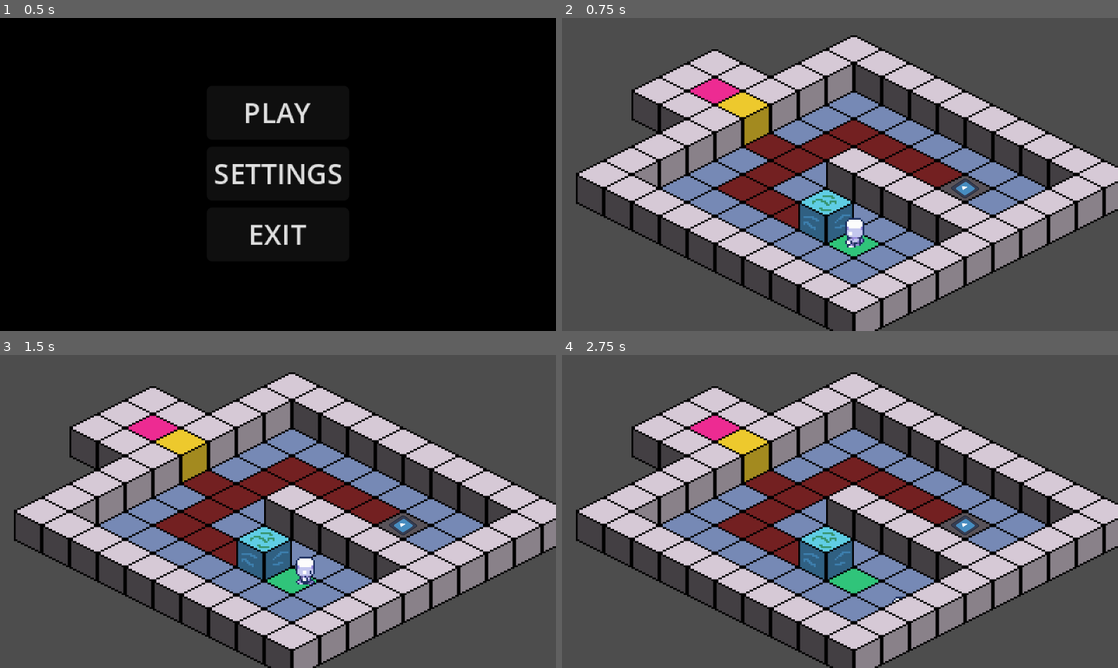
Above: before the commit, frames 1-4 (two rows, left to right).
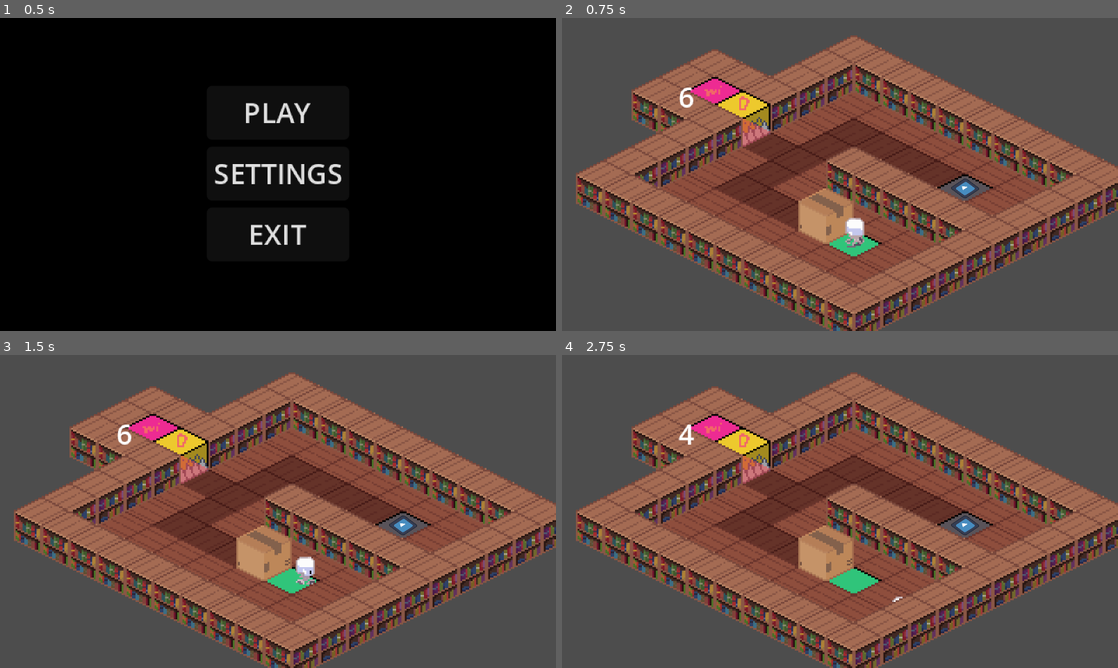
Above: after the commit, the same moments.

Repository: kokiheey/game-jam-repo
Game: Godot game, scene res://main_menu.tscn
The game is run twice, just before and just after one commit, with the same random seed, the same clock (stepped at 60 frames per second) and the same inputs. The engine's default icon, where the game draws it, is replaced by a stand-in: a white triangle on a blue panel in a dark square.
Inputs:
- Up to frame 1 (0.5 s): no input
- Up to frame 2 (0.75 s): click "PLAY" at 0.5 s
- Up to frame 3 (1.5 s): tap Enter at 1.25 s; hold Right (ui_right) from 1.28 s (still down); hold E (interact) from 1.28 s (still down)
- Up to frame 4 (2.75 s): release Right (ui_right) at 2.03 s; release E (interact) at 2.03 s; hold Down (ui_down) from 2.03 s (still down); tap E (interact) at 2.1 s

Frame 1 is identical in both runs. In frame 2, 51% of the frame differs, in the area x 2-100%, y 5-100%; in frame 3, 51%; in frame 4, 51%.

Commit message:
Change tiles sprites and replay_manager

Diff:
--- a/gmtk2025/Scenes/Levels/level_0.tscn
+++ b/gmtk2025/Scenes/Levels/level_0.tscn
@@ -53,6 +53,7 @@
 
 [node name="ReplayManager" type="Node" parent="." node_paths=PackedStringArray("player", "spawn_position")]
 script = ExtResource("7_1ih7c")
+restart_time = 6.0
 player = NodePath("../Objects/Player")
 spawn_position = NodePath("../spawnpos")
 metadata/_custom_type_script = "uid://hy2gnb8ff6s7"
--- a/gmtk2025/Scenes/Levels/level_1.tscn
+++ b/gmtk2025/Scenes/Levels/level_1.tscn
@@ -59,12 +59,7 @@
 
 [node name="ReplayManager" type="Node" parent="." node_paths=PackedStringArray("player", "spawn_position")]
 script = ExtResource("6_xgxfi")
+restart_time = 9.0
 player = NodePath("../Objects/Player")
 spawn_position = NodePath("../spawn")
 metadata/_custom_type_script = "uid://hy2gnb8ff6s7"
-
-[node name="Timer" type="Timer" parent="."]
-wait_time = 10.0
-autostart = true
-
-[connection signal="timeout" from="Timer" to="ReplayManager" method="_on_timer_timeout"]
--- /dev/null
+++ b/gmtk2025/Scenes/time_label.tscn
@@ -0,0 +1,13 @@
+[gd_scene format=3 uid="uid://caci1f0r6yfvw"]
+
+[node name="TimeLabel" type="Label"]
+anchors_preset = -1
+anchor_left = -0.219
+anchor_right = 0.219
+anchor_bottom = 0.128
+offset_left = 0.0800018
+offset_right = -0.0800018
+offset_bottom = -0.0400009
+grow_horizontal = 2
+grow_vertical = 2
+horizontal_alignment = 1
--- a/gmtk2025/Scripts/replay_manager.gd
+++ b/gmtk2025/Scripts/replay_manager.gd
@@ -12,7 +12,11 @@
 @export var MAX_GHOSTS: int = 3
 var toggle_data_on: Dictionary = {}
 var toggle_data_off: Dictionary = {}
+
 var frames: int
+var time_label_scene = preload("res://Scenes/time_label.tscn")
+var time_label: Label
+var replay_timer: Timer
 
 var ghost_prefab = preload("res://Scenes/player_sprite.tscn")
 var ghosts_position: Dictionary = {}
@@ -23,6 +27,7 @@
 func _ready():
 	ghosts = 0
 	frames = 0
+
 	for index in MAX_GHOSTS:
 		var new_ghost = ghost_prefab.instantiate()
 		ghost_bodies.append(new_ghost)
@@ -36,19 +41,23 @@
 			print("sigma")
 			tg.on_toggled_on.connect(_on_toggled_on)
 			tg.on_toggled_off.connect(_on_toggled_off)
-	var replay_timer: Timer = Timer.new()
+	replay_timer = Timer.new()
 	replay_timer.wait_time = restart_time
 	replay_timer.one_shot = false
 	replay_timer.timeout.connect(replay)
 	add_child(replay_timer)
 	replay_timer.start()
+	time_label = time_label_scene.instantiate()
+	time_label.text = str("%.0f" % ceil(replay_timer.time_left))
+	add_child(time_label)
+
 
 func _physics_process(delta: float):
 	if frames == 10:
 		for tg in replay_toggles:
 			tg.on_toggles = 0
 	frames += 1
-
+	time_label.text = str("%.0f" % ceil(replay_timer.time_left))
 	if not toggle_data_on.has(ghosts):
 		toggle_data_on[ghosts] = {}
 	if not toggle_data_off.has(ghosts):
Binary file changed: gmtk2025/Assets/Spritesheets/Small-8-Direction-Characters_by_AxulArt.png
Not shown, added: gmtk2025/Assets/Tilesets/practice iso tiles - Copy.png.import
Binary file added: gmtk2025/Assets/Tilesets/practice iso tiles - good.png
Not shown, added: gmtk2025/Assets/Tilesets/practice iso tiles - good.png.import
Binary file added: gmtk2025/Assets/Tilesets/practice iso tiles old.png
Not shown, added: gmtk2025/Assets/Tilesets/practice iso tiles old.png.import
Binary file changed: gmtk2025/Assets/Tilesets/practice iso tiles.png
